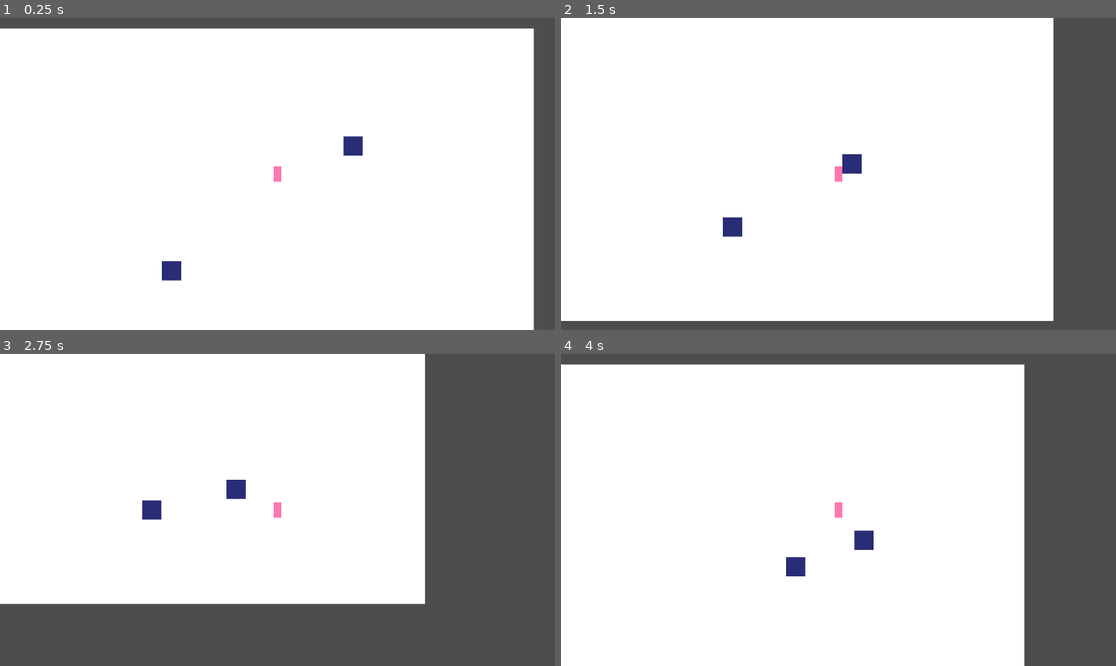
Above: before the commit, frames 1-4 (two rows, left to right).
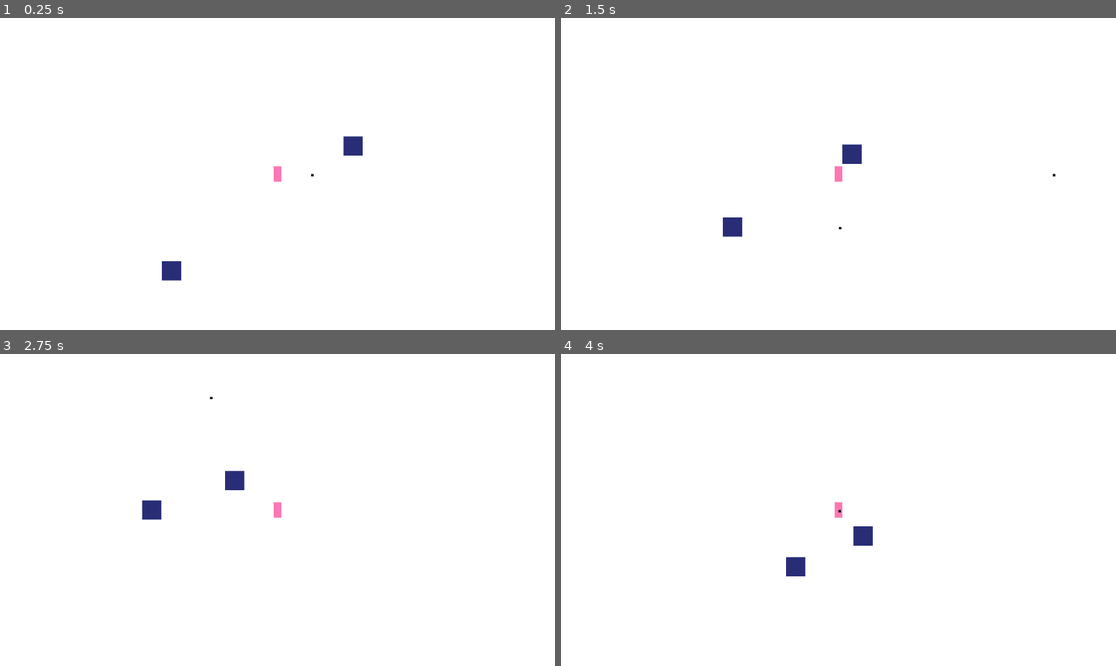
Above: after the commit, the same moments.

Repository: TaroAsukai/Catboy-Survivors
Game: Godot game, scene res://MainScene/game.tscn
Same seed, same stepped clock (60 frames per second), same inputs: the game is played once before the commit and once after it.
Inputs:
- Up to frame 1 (0.25 s): no input
- Up to frame 2 (1.5 s): hold D (moveRight) 0.53-1.28 s; hold S (moveDown) from 1.28 s (still down)
- Up to frame 3 (2.75 s): release S (moveDown) at 2.03 s; hold D (moveRight) from 2.03 s (still down)
- Up to frame 4 (4 s): release D (moveRight) at 2.78 s; hold W (moveUp) 2.78-3.53 s; hold A (moveLeft) from 3.53 s (still down)

The runs differ from the first frame. In frame 1, 7.1% of the frame differs, in the area x 0-100%, y 0-100%; in frame 2, 14%; in frame 3, 39%; in frame 4, 19%.

Commit message:
Basic enemy spawner, bullet mechanic, dmg implemented

Diff:
--- a/Enemy/Enemy.gd
+++ b/Enemy/Enemy.gd
@@ -1,13 +1,23 @@
 extends CharacterBody2D  # nebo KinematicBody2D
 
 var speed = 80
+var HP = 2
 var player = null
 
 func _ready():
 	player = get_node("../Player")
+	self.add_to_group("Enemies")
 
 func _physics_process(delta):
+	var collission = false
 	if player != null:
 		var direction = (player.global_position - global_position).normalized()
 		velocity = direction * speed
-		move_and_slide()
+		collission = move_and_collide(velocity * delta)
+
+
+func get_hit(dmg):
+	if HP - dmg >= 1:
+		HP -= dmg
+	else:
+		queue_free()
--- a/Enemy/Enemy.tscn
+++ b/Enemy/Enemy.tscn
@@ -6,6 +6,8 @@
 size = Vector2(40, 40)
 
 [node name="CharacterBody2D" type="CharacterBody2D"]
+collision_layer = 8
+collision_mask = 15
 script = ExtResource("1_2ncrt")
 
 [node name="ColorRect" type="ColorRect" parent="."]
--- /dev/null
+++ b/MainScene/game.gd
@@ -0,0 +1,23 @@
+extends Node2D
+
+
+var enemy = preload("res://Enemy/Enemy.tscn")
+
+# Called when the node enters the scene tree for the first time.
+func _ready():
+	var timer = Timer.new()
+	timer.wait_time = 5  # Interval ve vteřinách
+	timer.autostart = true
+	timer.one_shot = false
+	timer.connect("timeout", spawn_next_wave)
+	add_child(timer)
+
+
+# Called every frame. 'delta' is the elapsed time since the previous frame.
+func _process(delta):
+	pass
+
+func spawn_next_wave():
+	var enemy_char = enemy.instantiate()
+	enemy_char.global_position = Vector2(100,100)
+	self.add_child(enemy_char)  # přidá projektil do scény
--- a/MainScene/game.tscn
+++ b/MainScene/game.tscn
@@ -1,15 +1,29 @@
-[gd_scene load_steps=3 format=3 uid="uid://vxbmwhkso1xm"]
+[gd_scene load_steps=8 format=3 uid="uid://vxbmwhkso1xm"]
 
+[ext_resource type="Script" path="res://MainScene/game.gd" id="1_tq32e"]
 [ext_resource type="PackedScene" uid="uid://clc88cqsnslr1" path="res://Player/Player.tscn" id="1_wqf40"]
 [ext_resource type="PackedScene" uid="uid://cljaknh6fvg3h" path="res://Enemy/Enemy.tscn" id="2_lopbj"]
 
+[sub_resource type="RectangleShape2D" id="RectangleShape2D_1qit0"]
+size = Vector2(7442, 645.5)
+
+[sub_resource type="RectangleShape2D" id="RectangleShape2D_62ilq"]
+size = Vector2(1040, 3962)
+
+[sub_resource type="RectangleShape2D" id="RectangleShape2D_066ch"]
+size = Vector2(7441, 554.5)
+
+[sub_resource type="RectangleShape2D" id="RectangleShape2D_q2ixe"]
+size = Vector2(985, 3951)
+
 [node name="Game" type="Node2D"]
+script = ExtResource("1_tq32e")
 
 [node name="ColorRect" type="ColorRect" parent="."]
-offset_left = 6.0
-offset_top = 1.0
-offset_right = 1151.0
-offset_bottom = 648.0
+offset_left = -4615.0
+offset_top = -1889.0
+offset_right = 4762.0
+offset_bottom = 2070.0
 
 [node name="Player" parent="." instance=ExtResource("1_wqf40")]
 position = Vector2(619, 303)
@@ -19,3 +33,26 @@
 
 [node name="CharacterBody2D2" parent="." instance=ExtResource("2_lopbj")]
 position = Vector2(773, 215)
+
+[node name="StaticBody2D" type="StaticBody2D" parent="."]
+position = Vector2(-4615, -1889)
+
+[node name="CollisionShape2D3" type="CollisionShape2D" parent="StaticBody2D"]
+position = Vector2(4729, 323.25)
+shape = SubResource("RectangleShape2D_1qit0")
+
+[node name="CollisionShape2D" type="CollisionShape2D" parent="StaticBody2D"]
+position = Vector2(510, 1971)
+shape = SubResource("RectangleShape2D_62ilq")
+
+[node name="CollisionShape2D2" type="CollisionShape2D" parent="StaticBody2D"]
+position = Vector2(4723.5, 3686.25)
+shape = SubResource("RectangleShape2D_066ch")
+
+[node name="StaticBody2D2" type="StaticBody2D" parent="."]
+position = Vector2(5248, 52)
+
+[node name="CollisionShape2D" type="CollisionShape2D" parent="StaticBody2D2"]
+position = Vector2(-983.5, 41.5)
+shape = SubResource("RectangleShape2D_q2ixe")
+debug_color = Color(0, 0.6, 0.701961, 0.419608)
--- /dev/null
+++ b/Player/Bullets/Magic_Ball.gd
@@ -0,0 +1,38 @@
+extends RigidBody2D  # nebo KinematicBody2D / Area2D pro 2D, příslušné 3D uzly pro 3D
+
+var velocity = Vector2(0, 0)  # Příklad rychlosti projektilu
+
+func _ready():
+	var timer = Timer.new()
+	timer.wait_time = 2
+	timer.one_shot = true
+	timer.connect("timeout", _on_Timer_timeout)
+	add_child(timer)
+	timer.start()
+
+func set_velocity(player_velocity):
+	velocity = -player_velocity
+
+func _physics_process(delta):
+	# Aktualizuje polohu projektilu
+	if velocity == Vector2(0,0):
+		velocity = Vector2(randi_range(0,1) * 200,randi_range(0,1) * 200)
+	else:
+		pass
+
+	var collission = move_and_collide(velocity*delta * 1.5)
+
+	if collission:
+		var object = collission.get_collider()
+
+		if object:
+			if object.is_in_group("Enemies"):
+				object.get_hit(1)
+			else:
+				pass
+
+		call_deferred("queue_free")
+
+func _on_Timer_timeout():
+	# Funkce pro odstranění projektilu
+	call_deferred("queue_free")
--- /dev/null
+++ b/Player/Bullets/Magic_Ball.tscn
@@ -0,0 +1,22 @@
+[gd_scene load_steps=3 format=3 uid="uid://cadx20hc7p06f"]
+
+[ext_resource type="Script" path="res://Player/Bullets/Magic_Ball.gd" id="1_qt03d"]
+
+[sub_resource type="RectangleShape2D" id="RectangleShape2D_r54dc"]
+size = Vector2(5, 5)
+
+[node name="Magic_Ball" type="RigidBody2D"]
+collision_layer = 2
+collision_mask = 8
+mass = 0.01
+gravity_scale = 0.0
+script = ExtResource("1_qt03d")
+
+[node name="ColorRect" type="ColorRect" parent="."]
+offset_right = 5.0
+offset_bottom = 5.0
+color = Color(0, 0, 0, 1)
+
+[node name="CollisionShape2D" type="CollisionShape2D" parent="."]
+position = Vector2(2.5, 2.5)
+shape = SubResource("RectangleShape2D_r54dc")
--- a/Player/Player.tscn
+++ b/Player/Player.tscn
@@ -1,7 +1,8 @@
-[gd_scene load_steps=5 format=3 uid="uid://clc88cqsnslr1"]
+[gd_scene load_steps=6 format=3 uid="uid://clc88cqsnslr1"]
 
 [ext_resource type="Script" path="res://Scripts/Player.gd" id="1_5ealv"]
 [ext_resource type="Texture2D" uid="uid://b42f7gq2w67xj" path="res://Player/player.png" id="1_d6bcn"]
+[ext_resource type="PackedScene" uid="uid://cadx20hc7p06f" path="res://Player/Bullets/Magic_Ball.tscn" id="3_pbqxm"]
 
 [sub_resource type="SpriteFrames" id="SpriteFrames_dsffm"]
 animations = [{
@@ -18,6 +19,7 @@
 size = Vector2(16, 32)
 
 [node name="Player" type="CharacterBody2D"]
+collision_mask = 13
 script = ExtResource("1_5ealv")
 
 [node name="AnimatedSprite2D" type="AnimatedSprite2D" parent="."]
@@ -29,3 +31,5 @@
 shape = SubResource("RectangleShape2D_l5myx")
 
 [node name="Camera2D" type="Camera2D" parent="."]
+
+[node name="Magic_Ball" parent="." instance=ExtResource("3_pbqxm")]
--- a/Scripts/Player.gd
+++ b/Scripts/Player.gd
@@ -1,7 +1,30 @@
 extends CharacterBody2D
+
+
+func _ready():
+	# Nastavení časovače
+	var timer = Timer.new()
+	timer.wait_time = 1  # Interval ve vteřinách
+	timer.autostart = true
+	timer.one_shot = false
+	timer.connect("timeout", on_Timer_timeout_Player)
+	add_child(timer)
 
 
 func _physics_process(_delta):
 	var direction = Input.get_vector("moveLeft", "moveRight", "moveUp", "moveDown")
 	velocity = direction * 200
 	move_and_slide()
+
+
+func on_Timer_timeout_Player():
+	# Funkce pro střelbu projektilu
+	shoot()
+
+var projectile_scene = preload("res://Player/Bullets/Magic_Ball.tscn")
+
+func shoot():
+	var projectile = projectile_scene.instantiate()
+	projectile.global_position = self.global_position
+	projectile.set_velocity(self.velocity)
+	get_parent().add_child(projectile)  # přidá projektil do scény
--- a/project.godot
+++ b/project.godot
@@ -38,6 +38,13 @@
 ]
 }
 
+[layer_names]
+
+2d_physics/layer_1="Characters"
+2d_physics/layer_2="Bullet"
+2d_physics/layer_3="Objects"
+2d_physics/layer_4="Enemies"
+
 [rendering]
 
 renderer/rendering_method="mobile"
